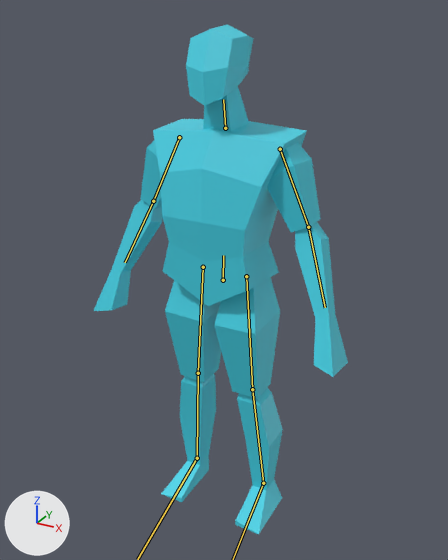
Renders of the glTF model assets/graphics/player/Player.glb from each side of a commit.
Camera for both pictures: a camera (50 mm lens) standing at (1.04, -1.88, 1.98) and looking at (-0.1, 0.19, 0.95). The lights are fixed; the arrows at lower left show +X, +Y and +Z. The older version comes first. The bones that bend it are drawn over the model as lines.
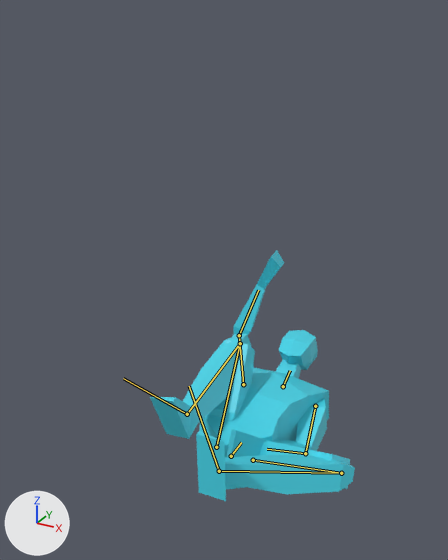
The newer file adds an action. The first version stands in its rest pose; the second is drawn at frame 8 of the action 'roll'.

Where the change shows, as pixel boxes [x1, y1, x2, y2] in the pictures (448 x 560 px):
'Cube', posed (19% narrower, 51% shorter)
    before: [94, 25, 348, 534]
    after: [150, 250, 355, 501]
bone 'body', root to tip
    before: (223, 280) to (223, 255)
    after: (231, 456) to (241, 442)
bone 'head', root to tip
    before: (225, 128) to (223, 99)
    after: (283, 386) to (290, 370)
bone 'upperarm.l', root to tip
    before: (280, 149) to (308, 227)
    after: (315, 406) to (305, 453)
bone 'lowerarm.l', root to tip
    before: (308, 227) to (325, 307)
    after: (305, 453) to (267, 449)
bone 'upperleg.l', root to tip
    before: (246, 276) to (252, 389)
    after: (253, 460) to (341, 473)
bone 'lowerleg.l', root to tip
    before: (252, 389) to (263, 483)
    after: (341, 473) to (219, 471)
bone 'upperarm.r', root to tip
    before: (179, 137) to (153, 201)
    after: (243, 384) to (239, 335)
bone 'lowerarm.r', root to tip
    before: (153, 201) to (125, 262)
    after: (239, 335) to (258, 290)
bone 'upperleg.r', root to tip
    before: (203, 267) to (198, 373)
    after: (216, 447) to (240, 343)
bone 'lowerleg.r', root to tip
    before: (198, 373) to (197, 458)
    after: (240, 343) to (187, 414)
bone 'foot.r', root to tip
    before: (197, 458) to (137, 559)
    after: (187, 414) to (123, 378)

What the commit changed:
Bone 'body' (bone_body) moves from (0.0, 0.0, 0.0) to (0.0, -0.877, -0.103).
Bone 'body' (bone_body) turns from (0, 0, 0) to (-84, 0, 0) degrees about its own x, y and z.
Bone 'head' (bone_head) turns from (0, 0, 0) to (15, 0, 0) degrees about its own x, y and z.
Bone 'upperarm.l' (bone_upperarm_l) turns from (0, 0, 0) to (-13, 3, -14) degrees about its own x, y and z.
Bone 'lowerarm.l' (bone_lowerarm_l) turns from (0, 0, 0) to (37, 12, -22) degrees about its own x, y and z.
Bone 'upperleg.l' (bone_upperleg_l) turns from (0, 0, 0) to (146, -41, -82) degrees about its own x, y and z.
Bone 'lowerleg.l' (bone_lowerleg_l) turns from (0, 0, 0) to (-106, 13, 10) degrees about its own x, y and z.
Bone 'foot.l' (bone_foot_l) turns from (0, 0, 0) to (-42, 71, -86) degrees about its own x, y and z.
Bone 'upperarm.r' (bone_upperarm_r) turns from (0, 0, 0) to (147, 9, 53) degrees about its own x, y and z.
Bone 'lowerarm.r' (bone_lowerarm_r) turns from (0, 0, 0) to (-48, 15, 27) degrees about its own x, y and z.
Bone 'upperleg.r' (bone_upperleg_r) turns from (0, 0, 0) to (137, 1, 11) degrees about its own x, y and z.
Bone 'lowerleg.r' (bone_lowerleg_r) turns from (0, 0, 0) to (-135, -18, -7) degrees about its own x, y and z.
Bone 'foot.r' (bone_foot_r) turns from (0, 0, 0) to (-13, -7, 13) degrees about its own x, y and z.
